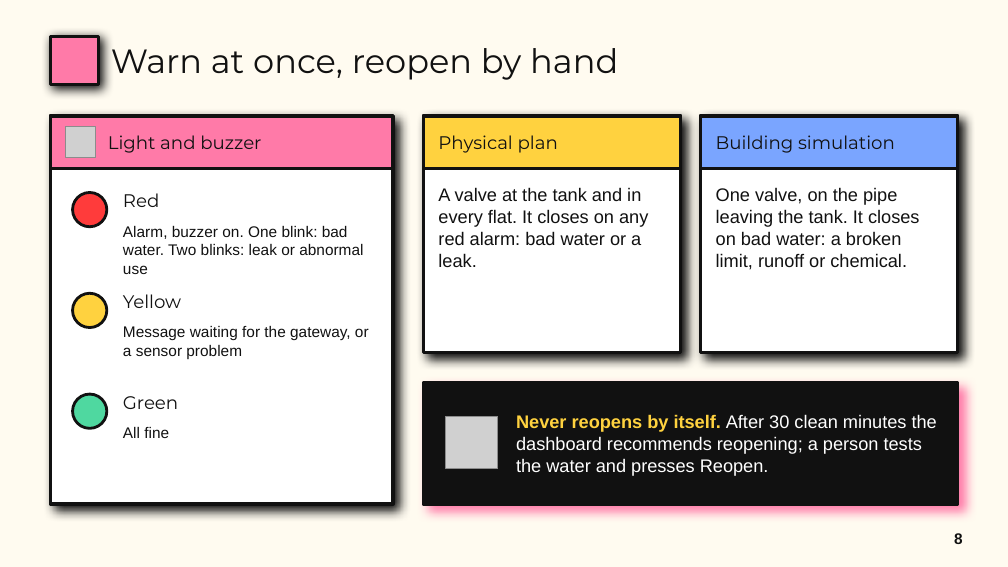
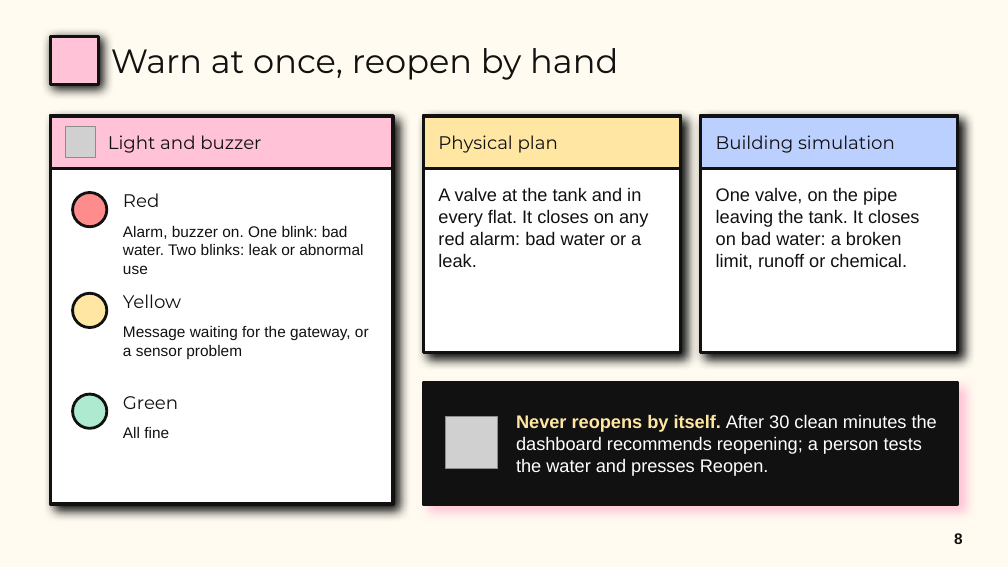
Before and after one commit to riyaa42/aqua_edge, a slide deck: slide 8 of presentation/final/aqua_edge_final_neobrutalism.pptx. Drawn at 1008x567 pixels with LibreOffice and Linux fonts; fonts in the diff are those of the drawing; grey boxes stand for pictures. Boxes give left, top, right and bottom in pixels: in the first picture for what was removed or moved away, otherwise in the second. Text is boxed around its words. In the diff, an @@ line names an element or a change of style, - is before the commit and + after.

Commit message:
Neobrutalism deck: softer pastel colours

```diff
--- a/presentation/final/aqua_edge_final_neobrutalism.pptx
+++ b/presentation/final/aqua_edge_final_neobrutalism.pptx
@@ rectangle at (x1=50, y1=36, x2=99, y2=85): fill #FF7AA8 to #FFC2D6 @@
@@ rectangle at (x1=50, y1=116, x2=393, y2=168): fill #FF7AA8 to #FFC2D6 @@
@@ rectangle at (x1=423, y1=116, x2=680, y2=168): fill #FFD23F to #FFE7A3 @@
@@ rectangle at (x1=701, y1=116, x2=958, y2=168): fill #7AA5FF to #BCD0FF @@
@@ ellipse at (x1=73, y1=193, x2=107, y2=227): fill #FF3B3B to #FF8C8C @@
@@ ellipse at (x1=73, y1=293, x2=107, y2=328): fill #FFD23F to #FFE7A3 @@
@@ rectangle at (x1=423, y1=383, x2=958, y2=504): shadow changed @@
@@ ellipse at (x1=73, y1=394, x2=107, y2=428): fill #4FD8A0 to #AEEACF @@
@@ text "Never reopens by itself. After ..." at (x1=516, y1=414, x2=937, y2=476): text colour #FFD23F to #FFE7A3 in "Never reopens by itself." @@
```
Also in this commit, not shown: 11 other slides changed, 1 other file.
